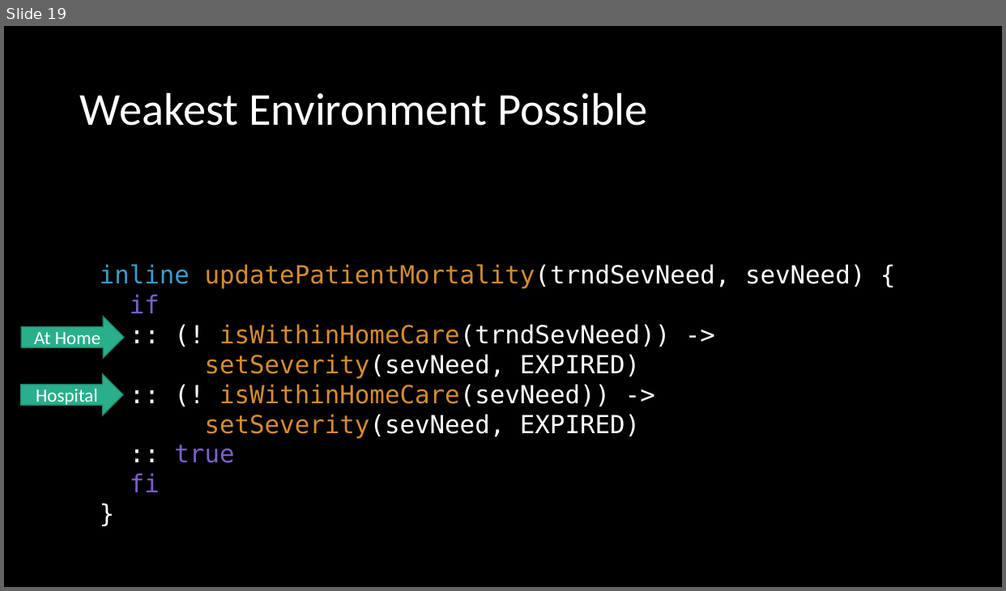
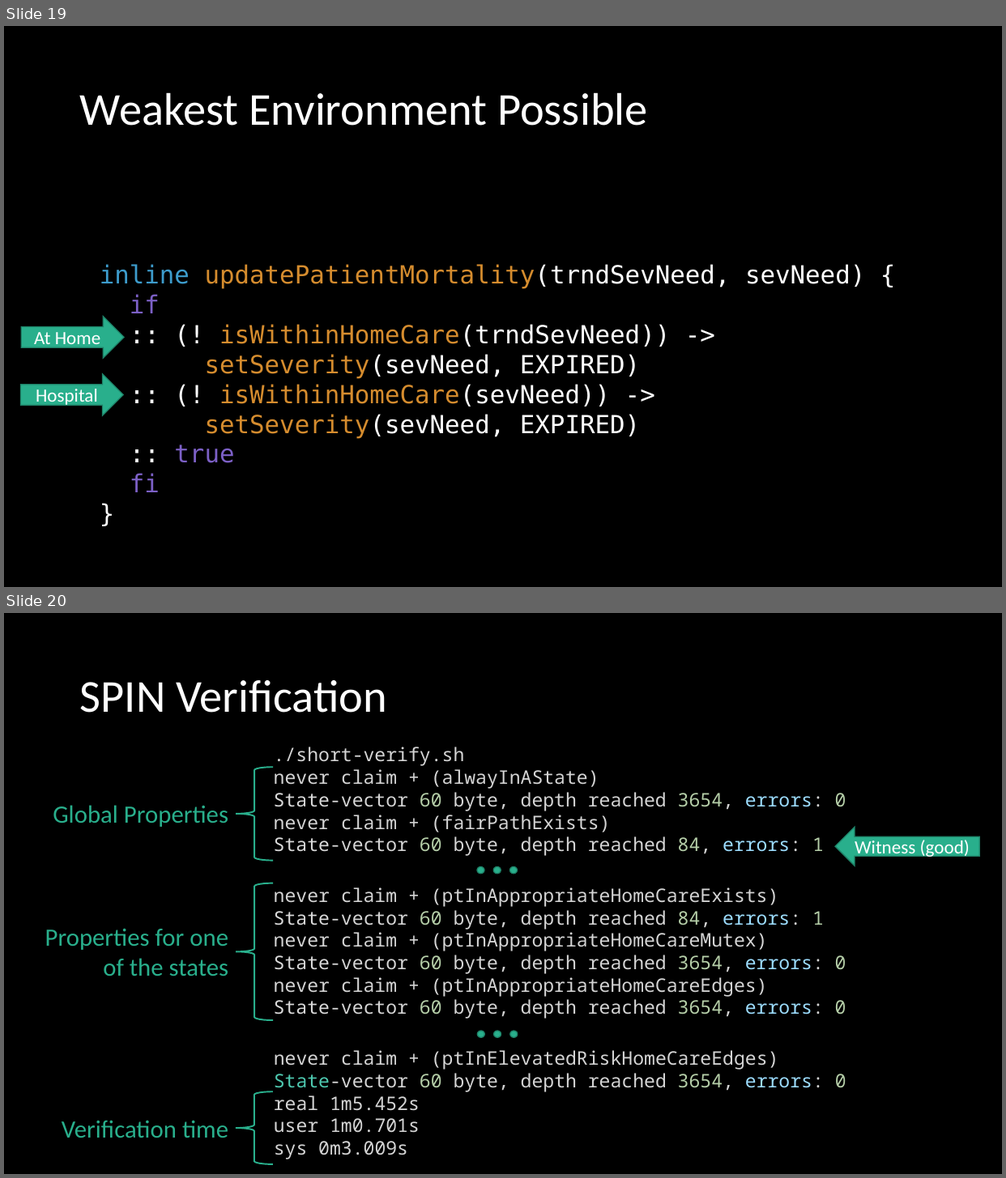
Before and after one commit to ericmercer/SPIN-bpmn-cwp-verification-paper, a slide deck: presentation/syscon-2022.pptx. Shown one above the other, each under a label of ours: slide 19 before the commit, slides 19 and 20 after it. The pictures are 1006x591 and 1006x1178 pixels, drawn with LibreOffice and Linux fonts; fonts in the diff are those of the drawing. Boxes give left, top, right and bottom in pixels: in the first picture for what was removed or moved away, otherwise in the second. Text is boxed around its words. In the diff, an @@ line names an element or a change of style, - is before the commit and + after.

Commit message:
Add SPIN results and conclusion

```diff
--- a/presentation/syscon-2022.pptx
+++ b/presentation/syscon-2022.pptx
@@ slide 20 added at box(4, 613, 1002, 1174), background #000000 @@
@@ title added at box(80, 680, 387, 713), 44 pt, text #FFFFFF @@
+SPIN Verification
@@ text added at box(274, 747, 846, 856), 18 pt, text #D4D4D4 @@
+./short-verify.sh
+never claim + (alwayInAState)
+State-vector 60 byte, depth reached 3654, errors: 0
+never claim + (fairPathExists)
+State-vector 60 byte, depth reached 84, errors: 1
@@ left brace added at box(236, 767, 274, 861), outline #29AF8C 1.5 pt @@
@@ text added at box(53, 805, 228, 827), 24 pt, text #29AF8C @@
+Global Properties
@@ left arrow added at box(835, 827, 979, 866), fill #29AF8C, outline #1E8168 1 pt, 18 pt, text #FFFFFF @@
+Witness (good)
@@ ellipse added at box(477, 867, 484, 874), fill #29AF8C, outline #1E8168 1 pt @@
@@ ellipse added at box(493, 867, 501, 874), fill #29AF8C, outline #1E8168 1 pt @@
@@ ellipse added at box(510, 867, 518, 874), fill #29AF8C, outline #1E8168 1 pt @@
@@ left brace added at box(236, 884, 274, 1020), outline #29AF8C 1.5 pt @@
@@ text added at box(274, 888, 846, 1019), 18 pt, text #D4D4D4 @@
+never claim + (ptInAppropriateHomeCareExists)
+State-vector 60 byte, depth reached 84, errors: 1
+never claim + (ptInAppropriateHomeCareMutex)
+State-vector 60 byte, depth reached 3654, errors: 0
+never claim + (ptInAppropriateHomeCareEdges)
+State-vector 60 byte, depth reached 3654, errors: 0
@@ text added at box(45, 928, 228, 976), 24 pt, text #29AF8C @@
+Properties for one of the states
@@ ellipse added at box(477, 1031, 484, 1037), fill #29AF8C, outline #1E8168 1 pt @@
@@ ellipse added at box(493, 1031, 501, 1037), fill #29AF8C, outline #1E8168 1 pt @@
@@ ellipse added at box(510, 1031, 518, 1037), fill #29AF8C, outline #1E8168 1 pt @@
@@ text added at box(274, 1050, 846, 1160), 18 pt, text #D4D4D4 @@
+never claim + (ptInElevatedRiskHomeCareEdges)
+State-vector 60 byte, depth reached 3654, errors: 0
+real 1m5.452s
+user 1m0.701s
+sys 0m3.009s
@@ left brace added at box(236, 1093, 273, 1165), outline #29AF8C 1.5 pt @@
@@ text added at box(62, 1120, 228, 1138), 24 pt, text #29AF8C @@
+Verification time
```
Also in this commit, not shown: 1 other slide added.
